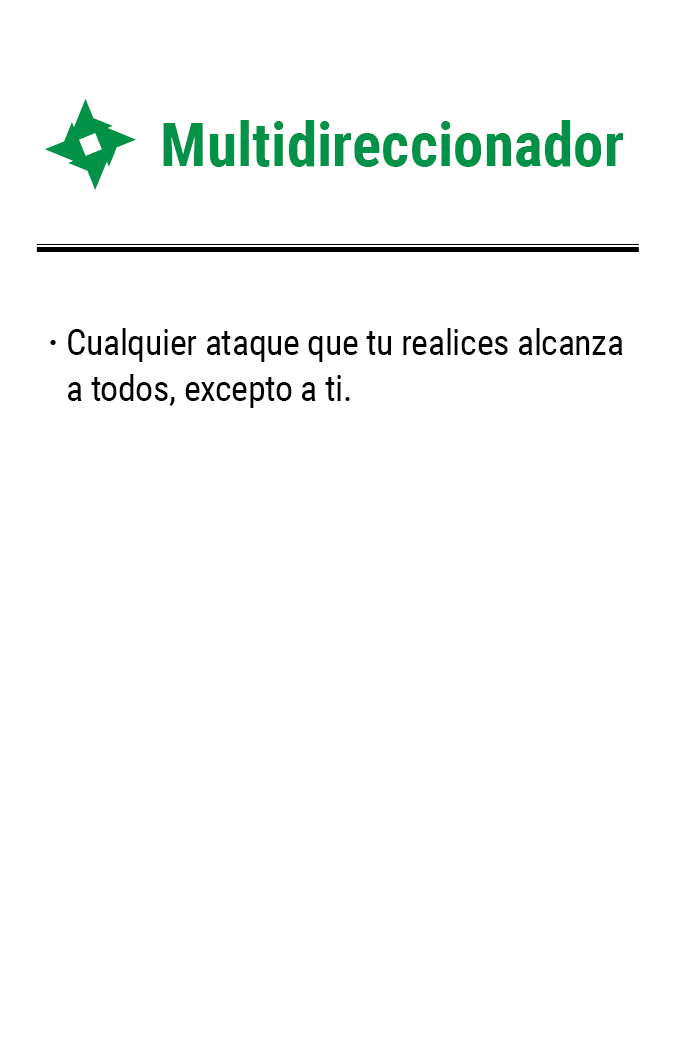
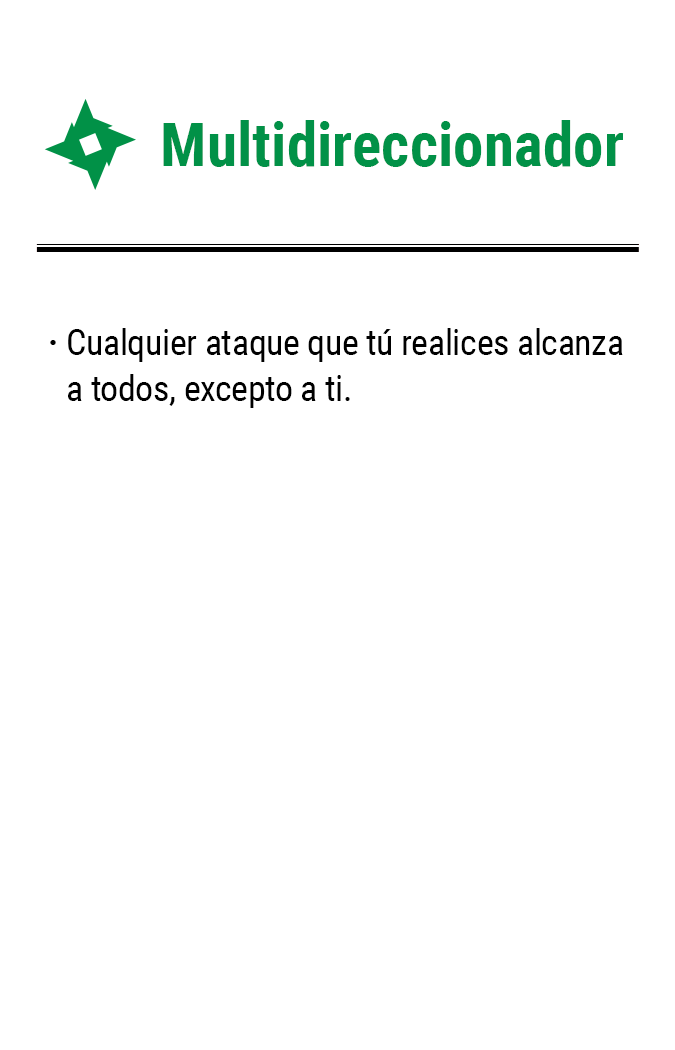
Layers edited between the first and the second 675px x 1050px image:
painted on "desc" over <box>383,329,391,355</box>
